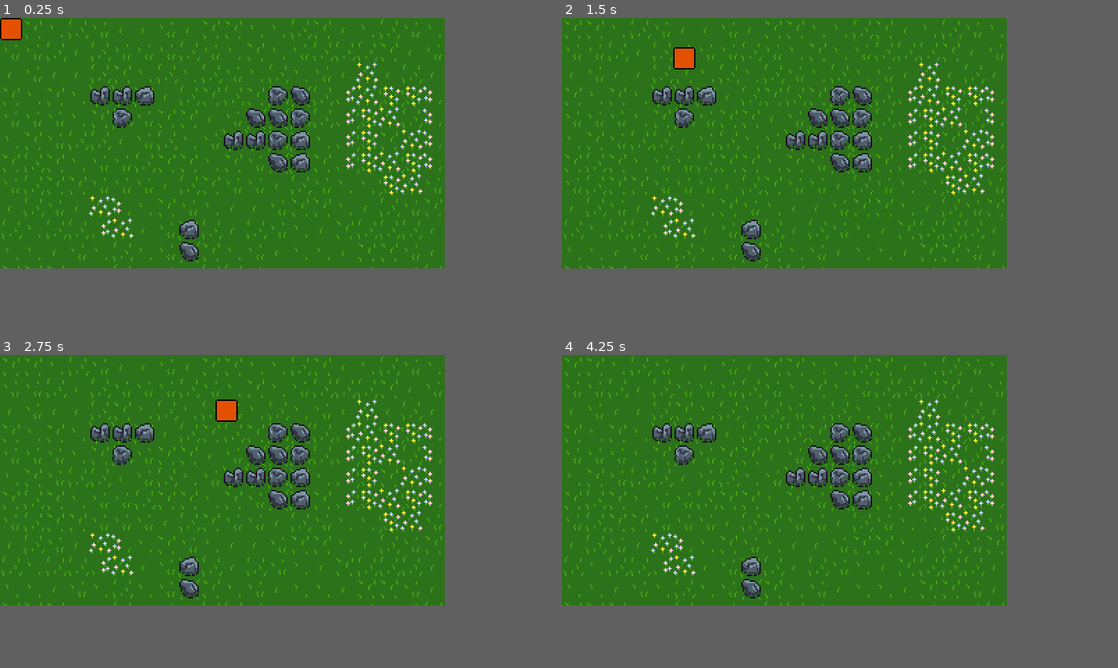
Above: before the commit, frames 1-4 (two rows, left to right).
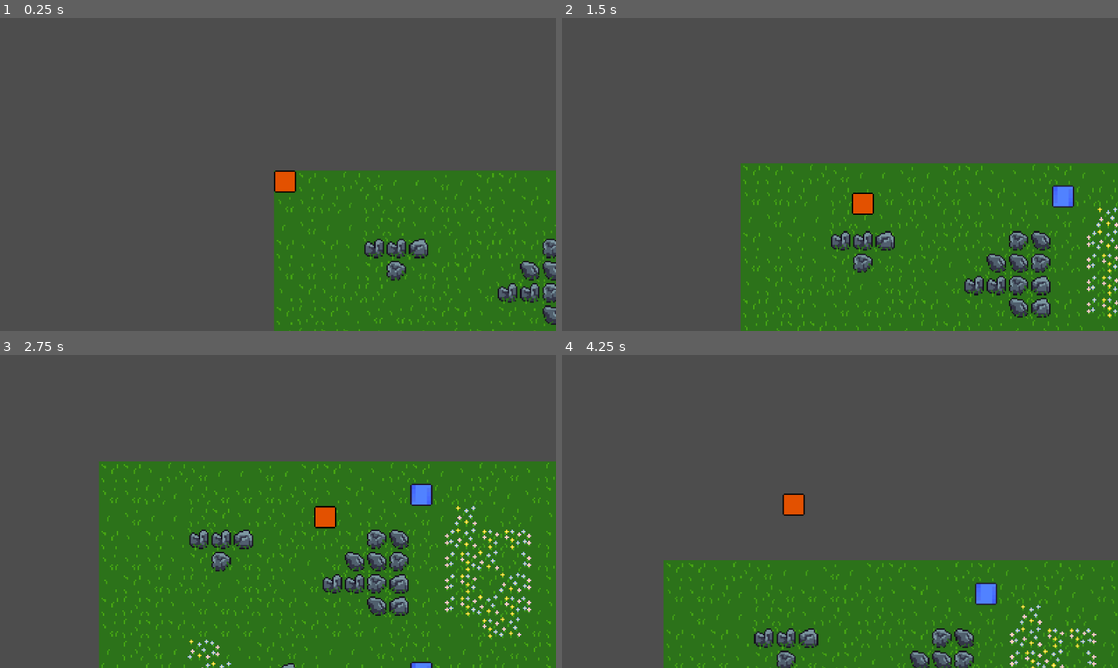
Above: after the commit, the same moments.

Repository: Pingo-11/square-isle
Game: Godot game, scene res://world.tscn
Same seed, same stepped clock (60 frames per second), same inputs: the game is played once before the commit and once after it.
Inputs:
- Up to frame 1 (0.25 s): no input
- Up to frame 2 (1.5 s): hold Right (ui_right) 0.53-1.28 s; hold Down (ui_down) from 1.28 s (still down)
- Up to frame 3 (2.75 s): release Down (ui_down) at 2.03 s; hold Right (ui_right) from 2.03 s (still down)
- Up to frame 4 (4.25 s): release Right (ui_right) at 2.78 s; hold Up (ui_up) 2.78-3.53 s; hold Left (ui_left) from 3.53 s (still down)
In our replay, the window is 640x360 before the commit and 800x450 after it. These sizes can differ from the game's own. Grey fills any space a smaller window leaves; there, only what the larger window draws over its background counts as a difference.

The runs differ from the first frame. In frame 1, 72% of the frame differs, in the area x 0-100%, y 0-100%; in frame 2, 70%; in frame 3, 55%; in frame 4, 76%.

Commit message:
Add camera and level box systems
- Introduce Follow camera
- Now spawn level boxes randomly
- Minor refactors to state logic

Diff:
--- /dev/null
+++ b/Entities/Camera/camera.gd
@@ -0,0 +1,22 @@
+extends Camera2D
+
+@export
+var target_path: NodePath
+@export
+var lerp_speed: float
+
+var target: Node2D
+# Called when the node enters the scene tree for the first time.
+func _ready() -> void:
+	target = get_node(target_path)
+
+	if target:
+		position = lerp(position, target.position, 0.1).round()
+
+
+# Called every frame. 'delta' is the elapsed time since the previous frame.
+func _physics_process(delta: float) -> void:
+	if !target:
+		return
+
+	position = lerp(position, target.position, lerp_speed).round()
--- /dev/null
+++ b/Entities/Camera/follow_camera.tscn
@@ -0,0 +1,6 @@
+[gd_scene load_steps=2 format=3 uid="uid://c6a1aepxp850j"]
+
+[ext_resource type="Script" uid="uid://gwhjpb40opsi" path="res://Entities/Camera/camera.gd" id="1_u4jts"]
+
+[node name="FollowCamera" type="Camera2D"]
+script = ExtResource("1_u4jts")
--- /dev/null
+++ b/Entities/Interactables/Level Boxes/level_box.tscn
@@ -0,0 +1,73 @@
+[gd_scene load_steps=11 format=3 uid="uid://b5hisrbnjxff0"]
+
+[ext_resource type="Texture2D" uid="uid://b2unc2idoa1cg" path="res://Entities/Interactables/Level Boxes/Level Box-Sheet.png" id="1_h511d"]
+
+[sub_resource type="AtlasTexture" id="AtlasTexture_15iht"]
+atlas = ExtResource("1_h511d")
+region = Rect2(0, 0, 16, 16)
+
+[sub_resource type="AtlasTexture" id="AtlasTexture_djw7l"]
+atlas = ExtResource("1_h511d")
+region = Rect2(16, 0, 16, 16)
+
+[sub_resource type="AtlasTexture" id="AtlasTexture_hplcb"]
+atlas = ExtResource("1_h511d")
+region = Rect2(32, 0, 16, 16)
+
+[sub_resource type="AtlasTexture" id="AtlasTexture_blcw5"]
+atlas = ExtResource("1_h511d")
+region = Rect2(48, 0, 16, 16)
+
+[sub_resource type="AtlasTexture" id="AtlasTexture_cgyfh"]
+atlas = ExtResource("1_h511d")
+region = Rect2(64, 0, 16, 16)
+
+[sub_resource type="AtlasTexture" id="AtlasTexture_ctqre"]
+atlas = ExtResource("1_h511d")
+region = Rect2(80, 0, 16, 16)
+
+[sub_resource type="AtlasTexture" id="AtlasTexture_chgi5"]
+atlas = ExtResource("1_h511d")
+region = Rect2(96, 0, 16, 16)
+
+[sub_resource type="AtlasTexture" id="AtlasTexture_52cas"]
+atlas = ExtResource("1_h511d")
+region = Rect2(112, 0, 16, 16)
+
+[sub_resource type="SpriteFrames" id="SpriteFrames_q6cst"]
+animations = [{
+"frames": [{
+"duration": 1.0,
+"texture": SubResource("AtlasTexture_15iht")
+}, {
+"duration": 1.0,
+"texture": SubResource("AtlasTexture_djw7l")
+}, {
+"duration": 1.0,
+"texture": SubResource("AtlasTexture_hplcb")
+}, {
+"duration": 1.0,
+"texture": SubResource("AtlasTexture_blcw5")
+}, {
+"duration": 1.0,
+"texture": SubResource("AtlasTexture_cgyfh")
+}, {
+"duration": 1.0,
+"texture": SubResource("AtlasTexture_ctqre")
+}, {
+"duration": 1.0,
+"texture": SubResource("AtlasTexture_chgi5")
+}, {
+"duration": 1.0,
+"texture": SubResource("AtlasTexture_52cas")
+}],
+"loop": true,
+"name": &"default",
+"speed": 15.0
+}]
+
+[node name="Level Box" type="Node2D"]
+
+[node name="AnimatedSprite2D" type="AnimatedSprite2D" parent="."]
+sprite_frames = SubResource("SpriteFrames_q6cst")
+frame_progress = 0.193608
--- a/Entities/Player/States/Idle/idle.gd
+++ b/Entities/Player/States/Idle/idle.gd
@@ -4,7 +4,8 @@
 var move_state: PlayState
 
 func enter():
-	print("entered idle")
+	#print("entered idle")
+	pass
 
 func process_input(event: InputEvent) -> PlayState:
 	# TODO implement move component directly to player to generalise movement
--- a/Entities/Player/States/Move/move.gd
+++ b/Entities/Player/States/Move/move.gd
@@ -17,7 +17,7 @@
 	return null
 
 func enter()-> void:
-	print("entered move")
+	#print("entered move")
 	try_move()
 
 func try_move() -> bool:
@@ -28,7 +28,6 @@
 	# TODO stop priority (currently right, left, up, down)
 	if Input.get_action_strength("ui_right"):
 		dir = Vector2.RIGHT
-		print("recieve right")
 	elif Input.get_action_strength("ui_left"):
 		dir = Vector2.LEFT
 	elif Input.get_action_strength("ui_up"):
--- a/Entities/Player/player.gd
+++ b/Entities/Player/player.gd
@@ -22,3 +22,7 @@
 # Called when input is... input
 func _unhandled_input(event: InputEvent) -> void:
 	state_machine.process_input(event)
+
+# Called every physics frame
+func _physics_process(delta: float) -> void:
+	state_machine.process_physics(delta)
--- /dev/null
+++ b/Scripts/Spawners/level_box_spawners.gd
@@ -0,0 +1,32 @@
+extends Node2D
+
+
+@export
+var num_of_spawn_points: int
+@export
+var spawn_node: PackedScene
+
+var spawn_points: Array[Node]
+
+# Called when the node enters the scene tree for the first time.
+func _ready() -> void:
+	spawn_points = get_children()
+
+	spawn_random(spawn_points, spawn_node, num_of_spawn_points)
+
+# Called every frame. 'delta' is the elapsed time since the previous frame.
+func _process(delta: float) -> void:
+	pass
+
+# spawn scene on random point, then removes the point
+func spawn_random(spawn_points: Array[Node], scene: PackedScene, iterations: int) -> void:
+
+	for i in range(iterations):
+		if spawn_points.size() <= 0:
+			pass
+
+		var instance = scene.instantiate()
+		var point = spawn_points.pick_random()
+		instance.position = point.position
+		spawn_points.erase(point)
+		add_child(instance)
--- a/Common/State/player_state.gd
+++ b/Scripts/State/player_state.gd
@@ -14,3 +14,6 @@
 
 func process_input(event: InputEvent) -> PlayState:
 	return null
+
+func process_physics(delta: float) -> PlayState:
+	return null
--- a/project.godot
+++ b/project.godot
@@ -22,7 +22,8 @@
 window/size/mode=2
 window/size/window_width_override=1280
 window/size/window_height_override=720
-window/stretch/mode="viewport"
+window/stretch/mode="canvas_items"
+window/stretch/scale_mode="integer"
 
 [file_customization]
 
--- a/state_machine.gd
+++ b/state_machine.gd
@@ -31,3 +31,8 @@
 	var new_state = current_state.process_input(event)
 	if new_state:
 		swap_state(new_state)
+
+func process_physics(delta: float) -> void:
+	var new_state = current_state.process_physics(delta)
+	if new_state:
+		swap_state(new_state)
--- a/world.tscn
+++ b/world.tscn
@@ -1,9 +1,12 @@
-[gd_scene load_steps=9 format=4 uid="uid://pvg2w67q4ui4"]
+[gd_scene load_steps=12 format=4 uid="uid://pvg2w67q4ui4"]
 
 [ext_resource type="Script" uid="uid://dm3kn586q888l" path="res://world.gd" id="1_fj7yv"]
 [ext_resource type="Texture2D" uid="uid://bq10dg0auulcs" path="res://Entities/Terrain/Ground.png" id="2_aqk2v"]
 [ext_resource type="PackedScene" uid="uid://dpy7q11xtyduo" path="res://Entities/Player/Player.tscn" id="2_tlwt5"]
 [ext_resource type="Texture2D" uid="uid://drbkw5lthajw1" path="res://Entities/Terrain/Obstacles.png" id="3_036b0"]
+[ext_resource type="Script" uid="uid://c4nla1jswhl4s" path="res://Scripts/Spawners/level_box_spawners.gd" id="4_dwbse"]
+[ext_resource type="PackedScene" uid="uid://c6a1aepxp850j" path="res://Entities/Camera/follow_camera.tscn" id="5_036b0"]
+[ext_resource type="PackedScene" uid="uid://b5hisrbnjxff0" path="res://Entities/Interactables/Level Boxes/level_box.tscn" id="5_pkg7o"]
 
 [sub_resource type="TileSetAtlasSource" id="TileSetAtlasSource_dwbse"]
 texture = ExtResource("2_aqk2v")
@@ -44,6 +47,26 @@
 tile_map_data = PackedByteArray("AAANAAYABAAAAAAAAAANAAUABAAAAAAAAAAMAAUABAACAAAAAAALAAUABAABAAAAAAAKAAUABAABAAAAAAALAA …(192 unchanged characters)…
 tile_set = SubResource("TileSet_ioo17")
 
+[node name="level box spawners" type="Node2D" parent="Terrain"]
+script = ExtResource("4_dwbse")
+num_of_spawn_points = 2
+spawn_node = ExtResource("5_pkg7o")
+
+[node name="level box spawn 1" type="Marker2D" parent="Terrain/level box spawners"]
+position = Vector2(120, 104)
+
+[node name="level box spawn 2" type="Marker2D" parent="Terrain/level box spawners"]
+position = Vector2(232, 152)
+
+[node name="level box spawn 3" type="Marker2D" parent="Terrain/level box spawners"]
+position = Vector2(232, 24)
+
 [node name="player" parent="." instance=ExtResource("2_tlwt5")]
 position = Vector2(8, 8)
 move_animation_speed = 0.15
+
+[node name="FollowCamera" parent="." instance=ExtResource("5_036b0")]
+zoom = Vector2(0.8, 0.8)
+position_smoothing_enabled = true
+target_path = NodePath("../player")
+lerp_speed = 0.1
Binary file changed: Assets/GrassLands.aseprite
Not shown, added: Entities/Camera/camera.gd.uid
Binary file added: Entities/Interactables/Level Boxes/Level Box-Sheet.png
Not shown, added: Entities/Interactables/Level Boxes/Level Box-Sheet.png.import
Binary file added: Entities/Interactables/Level Boxes/Level Box.aseprite
Not shown, added: Scripts/Spawners/level_box_spawners.gd.uid
Renamed: Common/State/player_state.gd.uid -> Scripts/State/player_state.gd.uid
